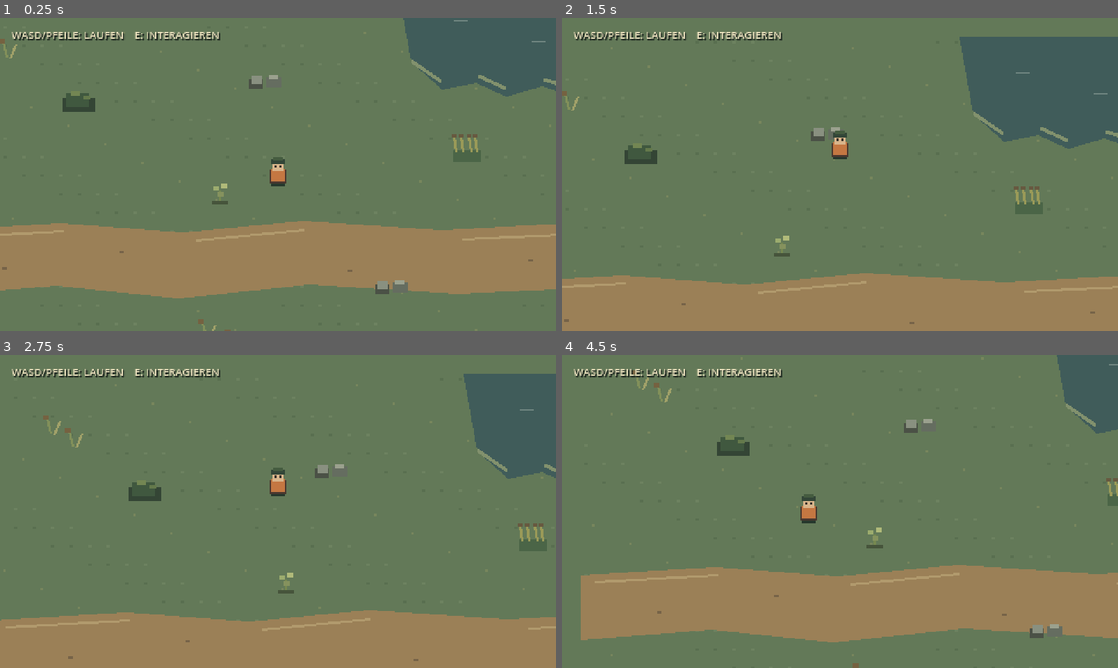
Above: before the commit, frames 1-4 (two rows, left to right).
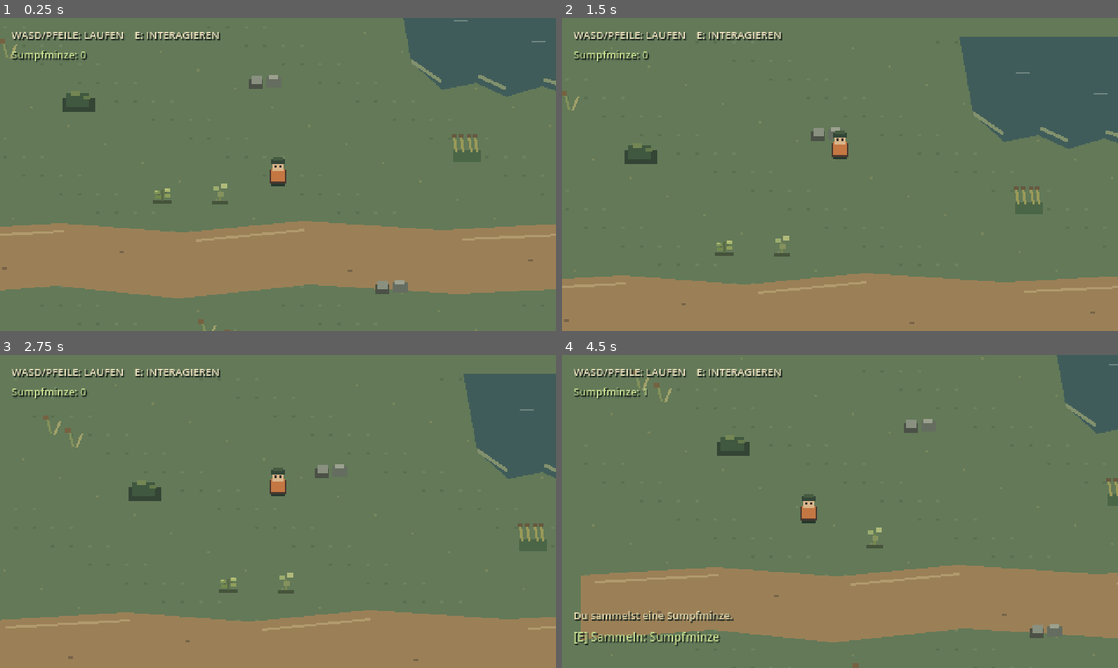
Above: after the commit, the same moments.

Repository: Fremarx/Moor-Apotheke
Game: Godot game, scene res://scenes/main.tscn
The game is run twice, just before and just after one commit, with the same random seed, the same clock (stepped at 60 frames per second) and the same inputs.
Inputs:
- Up to frame 1 (0.25 s): no input
- Up to frame 2 (1.5 s): tap Enter at 0.5 s; hold E (interact) 0.53-1.28 s; hold W (move_up) from 0.53 s (still down); tap E (interact) at 1.35 s
- Up to frame 3 (2.75 s): tap Space at 2 s; release W (move_up) at 2.03 s; hold A (move_left) from 2.03 s (still down); hold E (interact) from 2.03 s (still down)
- Up to frame 4 (4.5 s): release E (interact) at 2.78 s; tap E (interact) at 2.85, 4.35 s; release A (move_left) at 3.53 s; hold S (move_down) 3.53-4.28 s; hold E (interact) 3.53-4.28 s; hold D (move_right) from 4.28 s (still down)

The runs differ from the first frame. In frame 1, 0.3% of the frame differs, in the area x 2-31%, y 10-60%; in frame 2, 0.3%; in frame 3, 0.3%; in frame 4, 1.4%, in the area x 2-31%, y 10-93%.

Commit message:
feat(inventory): add Sumpfminze pickup and count

Diff:
--- a/scenes/main.tscn
+++ b/scenes/main.tscn
@@ -1,8 +1,9 @@
-[gd_scene load_steps=4 format=3]
+[gd_scene load_steps=5 format=3]
 
 [ext_resource type="PackedScene" path="res://scenes/world/test_map.tscn" id="1_map"]
 [ext_resource type="PackedScene" path="res://scenes/player/player.tscn" id="2_player"]
 [ext_resource type="Script" path="res://scripts/main.gd" id="3_main"]
+[ext_resource type="Script" path="res://scripts/inventory.gd" id="4_inventory"]
 
 [node name="Main" type="Node2D"]
 script = ExtResource("3_main")
@@ -14,6 +15,9 @@
 [node name="Player" parent="World" instance=ExtResource("2_player")]
 position = Vector2(320, 180)
 z_index = 10
+
+[node name="Inventory" type="Node" parent="."]
+script = ExtResource("4_inventory")
 
 [node name="HUD" type="CanvasLayer" parent="."]
 
@@ -28,6 +32,18 @@
 theme_override_constants/shadow_offset_y = 1
 theme_override_font_sizes/font_size = 9
 text = "WASD/PFEILE: LAUFEN    E: INTERAGIEREN"
+
+[node name="InventoryCount" type="Label" parent="HUD"]
+offset_left = 10.0
+offset_top = 25.0
+offset_right = 180.0
+offset_bottom = 40.0
+theme_override_colors/font_color = Color(0.78, 0.87, 0.57, 1)
+theme_override_colors/font_shadow_color = Color(0.12, 0.16, 0.13, 1)
+theme_override_constants/shadow_offset_x = 1
+theme_override_constants/shadow_offset_y = 1
+theme_override_font_sizes/font_size = 9
+text = "Sumpfminze: 0"
 
 [node name="InteractionFeedback" type="Label" parent="HUD"]
 visible = false
--- a/scenes/world/test_map.tscn
+++ b/scenes/world/test_map.tscn
@@ -1,9 +1,13 @@
-[gd_scene load_steps=4 format=3]
+[gd_scene load_steps=6 format=3]
 
 [ext_resource type="Script" path="res://scripts/test_map.gd" id="1_map"]
 [ext_resource type="Script" path="res://scripts/interactable.gd" id="2_interactable"]
+[ext_resource type="Script" path="res://scripts/herb_pickup.gd" id="3_herb_pickup"]
 
 [sub_resource type="CircleShape2D" id="CircleShape2D_interaction_probe"]
+radius = 6.0
+
+[sub_resource type="CircleShape2D" id="CircleShape2D_sumpfminze"]
 radius = 6.0
 
 [node name="TestMap" type="Node2D"]
@@ -20,3 +24,16 @@
 
 [node name="CollisionShape2D" type="CollisionShape2D" parent="InteractionProbe"]
 shape = SubResource("CircleShape2D_interaction_probe")
+
+[node name="Sumpfminze" type="Area2D" parent="."]
+position = Vector2(220, 198)
+collision_layer = 2
+collision_mask = 0
+script = ExtResource("3_herb_pickup")
+display_name = "Sumpfminze"
+action_verb = "Sammeln"
+feedback_text = "Du sammelst eine Sumpfminze."
+item_id = "sump_mint"
+
+[node name="CollisionShape2D" type="CollisionShape2D" parent="Sumpfminze"]
+shape = SubResource("CircleShape2D_sumpfminze")
--- /dev/null
+++ b/scripts/herb_pickup.gd
@@ -0,0 +1,37 @@
+extends "res://scripts/interactable.gd"
+
+signal item_collected(item_id: String, amount: int)
+
+@export var item_id: String = "sump_mint"
+
+var _collected := false
+
+
+func _ready() -> void:
+	super._ready()
+	add_to_group("item_pickups")
+
+
+func interact() -> String:
+	if _collected:
+		return ""
+
+	_collected = true
+	item_collected.emit(item_id, 1)
+	hide()
+	set_deferred("monitoring", false)
+	set_deferred("monitorable", false)
+	return feedback_text
+
+
+func _draw() -> void:
+	draw_rect(Rect2(Vector2(-8, 4), Vector2(16, 3)), Color("45533b"))
+	draw_line(Vector2(0, 5), Vector2(0, -5), Color("596943"), 2.0)
+	draw_line(Vector2(-1, 1), Vector2(-5, -2), Color("596943"), 1.0)
+	draw_line(Vector2(1, -1), Vector2(5, -4), Color("596943"), 1.0)
+	draw_rect(Rect2(Vector2(-7, -4), Vector2(5, 3)), Color("809457"))
+	draw_rect(Rect2(Vector2(2, -6), Vector2(5, 3)), Color("a8b76c"))
+	draw_rect(Rect2(Vector2(-6, 0), Vector2(5, 3)), Color("71884e"))
+	draw_rect(Rect2(Vector2(2, -1), Vector2(5, 3)), Color("8f9f59"))
+	draw_rect(Rect2(Vector2(-6, -4), Vector2(2, 1)), Color("b0bd76"))
+	draw_rect(Rect2(Vector2(3, -6), Vector2(2, 1)), Color("c2c47b"))
--- /dev/null
+++ b/scripts/inventory.gd
@@ -0,0 +1,18 @@
+extends Node
+
+signal item_count_changed(item_id: String, amount: int)
+
+var _items: Dictionary[String, int] = {}
+
+
+func add_item(item_id: String, amount: int = 1) -> void:
+	if item_id.is_empty() or amount <= 0:
+		return
+
+	var next_count := get_count(item_id) + amount
+	_items[item_id] = next_count
+	item_count_changed.emit(item_id, next_count)
+
+
+func get_count(item_id: String) -> int:
+	return _items.get(item_id, 0)
--- a/scripts/main.gd
+++ b/scripts/main.gd
@@ -1,6 +1,8 @@
 extends Node2D
 
 @onready var _player: Node = $World/Player
+@onready var _inventory: Node = $Inventory
+@onready var _inventory_count: Label = $HUD/InventoryCount
 @onready var _interaction_prompt: Label = $HUD/InteractionPrompt
 @onready var _interaction_feedback: Label = $HUD/InteractionFeedback
 @onready var _feedback_timer: Timer = $HUD/FeedbackTimer
@@ -9,7 +11,12 @@
 func _ready() -> void:
 	_player.connect("interaction_hint_changed", _on_interaction_hint_changed)
 	_player.connect("interaction_completed", _on_interaction_completed)
+	_inventory.item_count_changed.connect(_on_item_count_changed)
 	_feedback_timer.timeout.connect(_on_feedback_timer_timeout)
+
+	for pickup in get_tree().get_nodes_in_group("item_pickups"):
+		if pickup.has_signal("item_collected"):
+			pickup.item_collected.connect(_inventory.add_item)
 
 
 func _on_interaction_hint_changed(prompt_text: String) -> void:
@@ -26,5 +33,10 @@
 	_feedback_timer.start()
 
 
+func _on_item_count_changed(item_id: String, amount: int) -> void:
+	if item_id == "sump_mint":
+		_inventory_count.text = "Sumpfminze: %d" % amount
+
+
 func _on_feedback_timer_timeout() -> void:
 	_interaction_feedback.hide()
--- /dev/null
+++ b/tests/item_001_collection_test.gd
@@ -0,0 +1,85 @@
+extends SceneTree
+
+const MAIN_SCENE: PackedScene = preload("res://scenes/main.tscn")
+
+var _failures: Array[String] = []
+
+
+func _initialize() -> void:
+	call_deferred("_run")
+
+
+func _run() -> void:
+	var main := MAIN_SCENE.instantiate()
+	root.add_child(main)
+	await physics_frame
+	await physics_frame
+
+	var player := main.get_node_or_null("World/Player")
+	var pickup := main.get_node_or_null("World/TestMap/Sumpfminze") as Area2D
+	var inventory := main.get_node_or_null("Inventory")
+	var prompt := main.get_node_or_null("HUD/InteractionPrompt") as Label
+	var count_label := main.get_node_or_null("HUD/InventoryCount") as Label
+	var feedback := main.get_node_or_null("HUD/InteractionFeedback") as Label
+
+	_check(player != null, "the player exists")
+	_check(pickup != null, "the Sumpfminze pickup exists")
+	_check(inventory != null, "the inventory exists")
+	_check(prompt != null, "the interaction prompt exists")
+	_check(count_label != null, "the inventory count is visible in the HUD")
+	_check(feedback != null, "interaction feedback exists")
+	if player == null or pickup == null or inventory == null or prompt == null or count_label == null or feedback == null:
+		_finish()
+		return
+
+	_check(int(inventory.call("get_count", "sump_mint")) == 0, "the initial inventory count is zero")
+	_check(count_label.text == "Sumpfminze: 0", "the HUD starts with zero Sumpfminze")
+	_press_e(player)
+	_check(int(inventory.call("get_count", "sump_mint")) == 0, "E outside range does not collect the plant")
+
+	player.global_position = pickup.global_position + Vector2(6, 0)
+	await physics_frame
+	await physics_frame
+	_check(prompt.visible, "the pickup prompt appears in range")
+	_check(prompt.text.contains("Sumpfminze"), "the prompt names Sumpfminze")
+	_check(prompt.text.contains("Sammeln"), "the prompt explains the collection action")
+	_press_e(player)
+	_check(int(inventory.call("get_count", "sump_mint")) == 1, "collecting adds one Sumpfminze")
+	_check(count_label.text == "Sumpfminze: 1", "the HUD updates after collecting")
+	_check(feedback.visible and feedback.text.contains("sammelst"), "the HUD confirms the pickup")
+	_check(not pickup.visible, "the collected plant disappears")
+
+	await physics_frame
+	await physics_frame
+	_press_e(player)
+	_check(int(inventory.call("get_count", "sump_mint")) == 1, "the same plant cannot be collected twice")
+	inventory.call("add_item", "", 1)
+	inventory.call("add_item", "sump_mint", 0)
+	inventory.call("add_item", "sump_mint", -1)
+	_check(int(inventory.call("get_count", "sump_mint")) == 1, "invalid inventory additions do not change the count")
+
+	main.queue_free()
+	_finish()
+
+
+func _press_e(player: Node) -> void:
+	var event := InputEventKey.new()
+	event.physical_keycode = KEY_E
+	event.pressed = true
+	player.call("_unhandled_input", event)
+
+
+func _check(condition: bool, description: String) -> void:
+	if not condition:
+		_failures.append(description)
+
+
+func _finish() -> void:
+	if _failures.is_empty():
+		print("ITEM-001 collection checks passed.")
+		quit(0)
+		return
+
+	for failure in _failures:
+		push_error("ITEM-001 check failed: " + failure)
+	quit(1)
Not shown, added: scripts/herb_pickup.gd.uid
Not shown, added: scripts/inventory.gd.uid
Not shown, added: tests/item_001_collection_test.gd.uid
Not shown, changed: PROJECT_PLAN.md
Not shown, changed: docs/AI_CONTEXT.md
Not shown, changed: docs/ARCHITECTURE.md
Not shown, changed: docs/KNOWLEDGE_BASE.md
Not shown, changed: docs/TESTING.md
